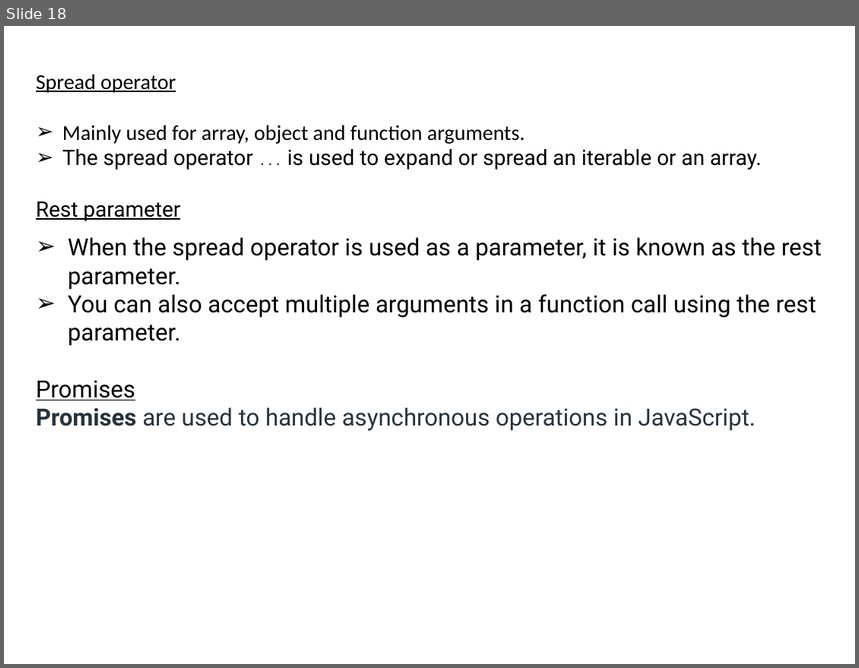
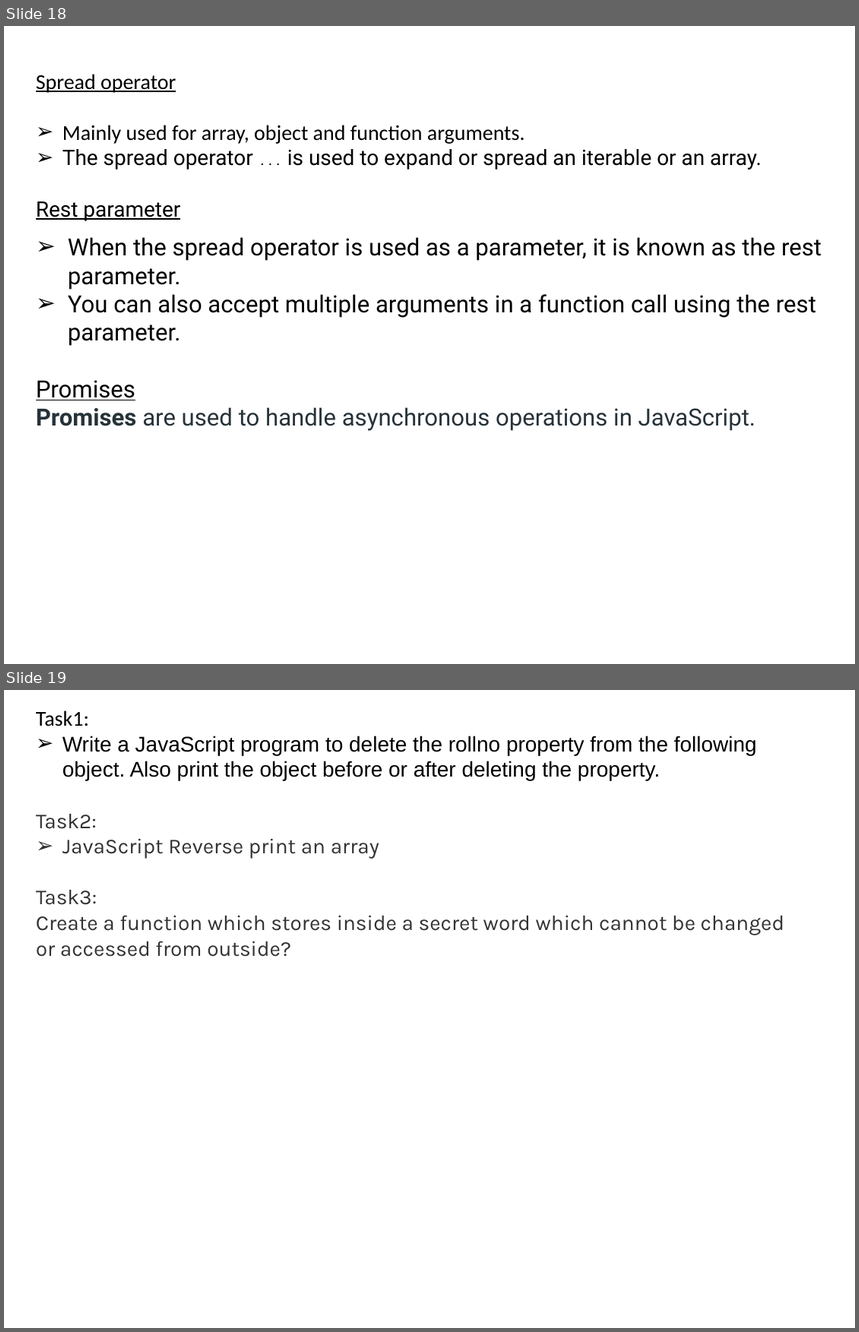
Before and after one commit to sudhishmapython/futura_javascript, a slide deck: JAVASCRIPT.pptx. Shown one above the other, each under a label of ours: slide 18 before the commit, slides 18 and 19 after it. The pictures are 859x668 and 859x1332 pixels, drawn with LibreOffice and Linux fonts; fonts in the diff are those of the drawing. Boxes give left, top, right and bottom in pixels: in the first picture for what was removed or moved away, otherwise in the second. Text is boxed around its words. In the diff, an @@ line names an element or a change of style, - is before the commit and + after.

```diff
--- a/JAVASCRIPT.pptx
+++ b/JAVASCRIPT.pptx
@@ slide 19 added at [4,690,855,1328], background #FFFFFF @@
@@ text added at [36,711,785,957], 18 pt, text #000000 @@
+Task1:
+➢ Write a JavaScript program to delete the rollno property from the following object. Also print the object before or after deleting the property.
+Task2:
+➢ JavaScript Reverse print an array
+Task3:
+Create a function which stores inside a secret word which cannot be changed or accessed from outside?
```
Also in this commit, not shown: 2 slides changed, 1 other slide added, 35 other files.
